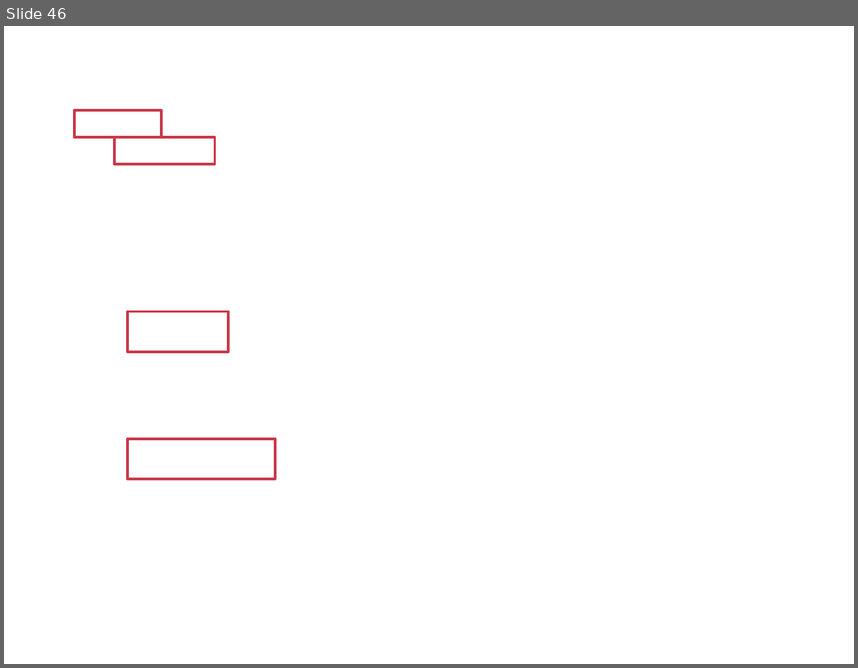
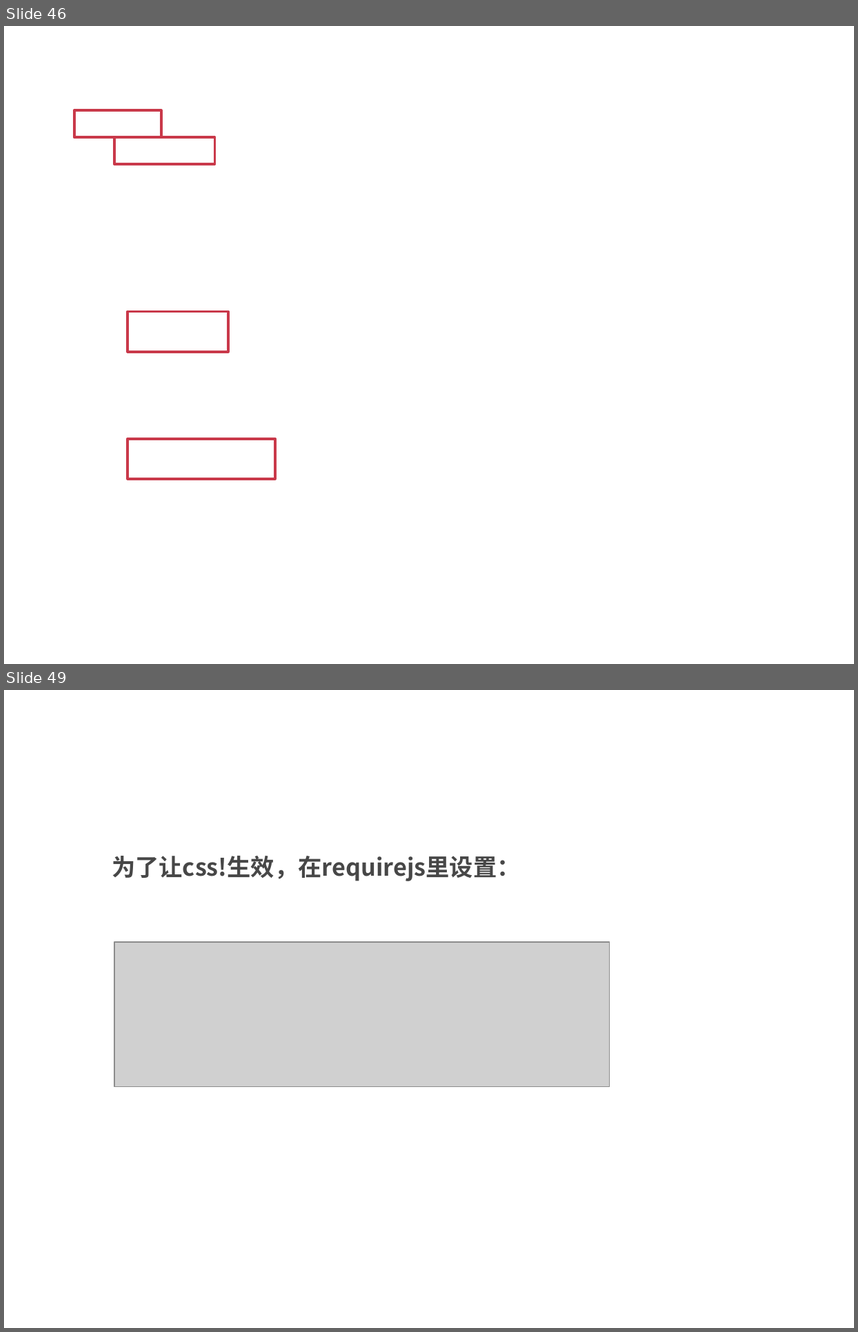
Before and after one commit to silvajs/lecturer, a slide deck: requirejs/doc/requirejs.pptx. Shown one above the other, each under a label of ours: slide 46 before the commit, slides 46 and 49 after it; the slides between them are not shown. The pictures are 858x668 and 858x1332 pixels, drawn with LibreOffice and Linux fonts; fonts in the diff are those of the drawing; grey boxes stand for pictures; background and template pictures are left out. Boxes give left, top, right and bottom in pixels: in the first picture for what was removed or moved away, otherwise in the second. Text is boxed around its words. In the diff, an @@ line names an element or a change of style, - is before the commit and + after.

```diff
--- a/requirejs/doc/requirejs.pptx
+++ b/requirejs/doc/requirejs.pptx
@@ slide 49 added at (4,690,854,1328), background #FFFFFF @@
@@ text added at (112,856,521,881), 20 pt, text #474747, bold @@
+  为了让css!生效，在requirejs里设置：
@@ picture added at (114,942,609,1086) @@
```
Also in this commit, not shown: 2 other slides added, 22 other files.
